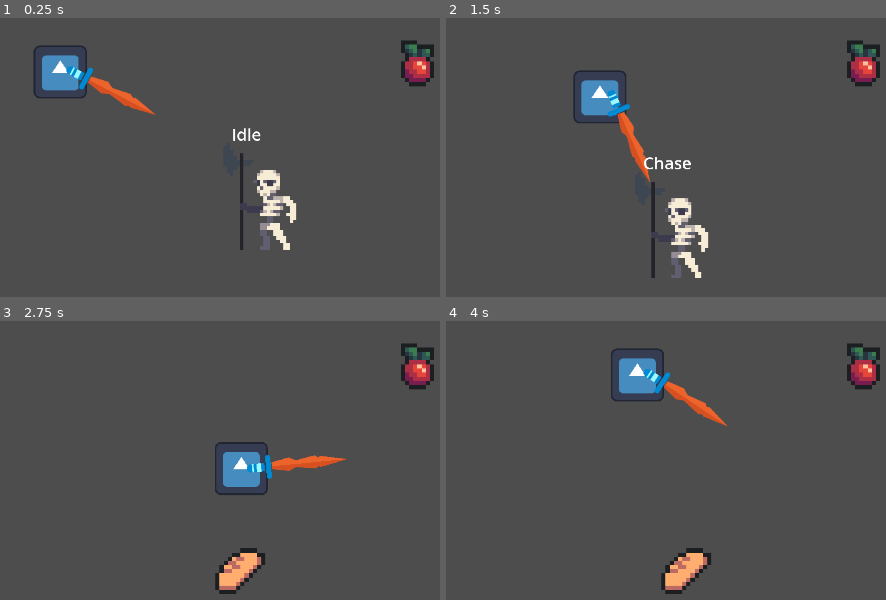
Above: before the commit, frames 1-4 (two rows, left to right).
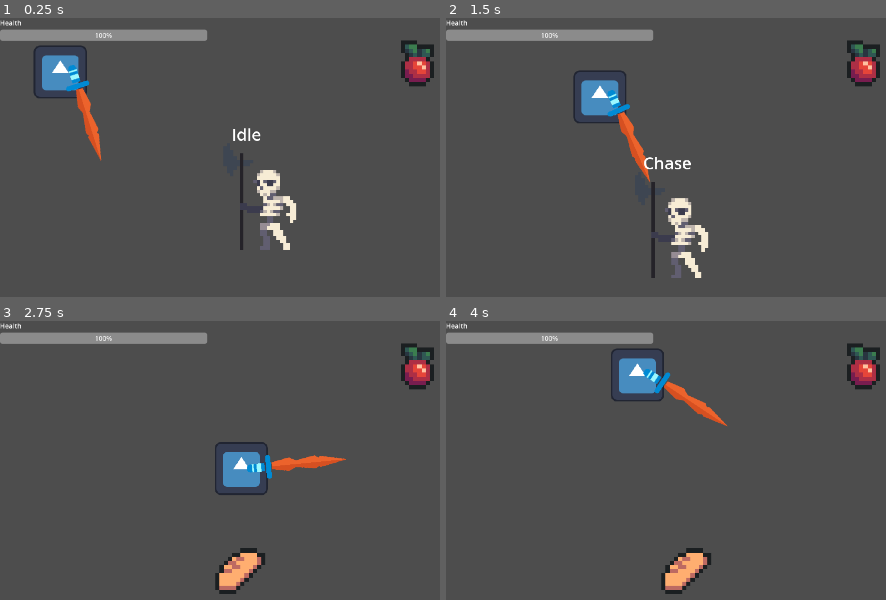
Above: after the commit, the same moments.

Repository: TBrush123/cooking-game
Game: Godot game, scene res://Test/node.tscn
Two runs of this game, one before a commit and one after it. Both use one fixed random seed, a clock stepped at 60 frames per second and the inputs below. The engine's default icon, where the game draws it, is replaced by a stand-in: a white triangle on a blue panel in a dark square.
Inputs (mouse positions are in pixels of both pictures, inside the frame that each line leads up to):
- Up to frame 1 (0.25 s): no input
- Up to frame 2 (1.5 s): move the mouse to (outside the picture) at 0.52 s; hold D (Right) 0.53-1.28 s; click (outside the picture) at 0.6 s; tap E (Pickup) at 0.8, 1.35 s; move the mouse to (683, 266) at 1.27 s; hold S (Down) from 1.28 s (still down)
- Up to frame 3 (2.75 s): click (237, 569) at 1.55 s; tap E (Pickup) at 2, 2.3 s; move the mouse to (outside the picture) at 2.02 s; release S (Down) at 2.03 s; hold D (Right) from 2.03 s (still down); click (outside the picture) at 2.1 s
- Up to frame 4 (4 s): move the mouse to (outside the picture) at 2.77 s; release D (Right) at 2.78 s; hold W (Up) 2.78-3.53 s; tap E (Pickup) at 2.85, 3.8 s; click (outside the picture) at 3.05 s; move the mouse to (outside the picture) at 3.52 s; hold A (Left) from 3.53 s (still down); click (outside the picture) at 3.6 s

The runs differ from the first frame. In frame 1, 3.3% of the frame differs, in the area x 0-48%, y 0-52%; in frame 2, 1.9%; in frame 3, 1.9%; in frame 4, 1.9%.

Commit message:
Made health bar and added hitbox to enemy

Diff:
--- a/Enemies/TestEnemy/monster.gd
+++ b/Enemies/TestEnemy/monster.gd
@@ -17,7 +17,6 @@
 	for i in range(3):
 		drop_items.append(get_rarity())
 
-	print(drop_items)
 
 func get_rarity():
 	var weighted_sum = 0
--- a/Enemies/monster.tscn
+++ b/Enemies/monster.tscn
@@ -1,23 +1,27 @@
-[gd_scene load_steps=12 format=3 uid="uid://bfsrf0eby2mi"]
+[gd_scene load_steps=14 format=3 uid="uid://bfsrf0eby2mi"]
 
 [ext_resource type="Script" uid="uid://b2yi52swcrqup" path="res://Enemies/TestEnemy/monster.gd" id="1_g1224"]
 [ext_resource type="Texture2D" uid="uid://bjmujgwighxob" path="res://Enemies/TestEnemy/Assets/Skeleton Idle.png" id="1_tu63r"]
 [ext_resource type="PackedScene" uid="uid://cyu0hcofu1knc" path="res://Items/item.tscn" id="2_mjy1l"]
 [ext_resource type="Script" uid="uid://dcc7nbi0v2dws" path="res://Enemies/TestEnemy/state_machine.gd" id="2_qegr4"]
 [ext_resource type="Script" uid="uid://blk5jnl2je42p" path="res://Enemies/TestEnemy/idle.gd" id="3_qegr4"]
-[ext_resource type="Script" uid="uid://drtf611ckstnr" path="res://Scripts/Components/HurtboxComponent.gd" id="4_g1224"]
 [ext_resource type="Script" uid="uid://ct7cnyo6lun7j" path="res://Scripts/Components/HealthComponent.gd" id="4_qegr4"]
 [ext_resource type="Script" uid="uid://cmgjq41vhgnju" path="res://Enemies/TestEnemy/chase.gd" id="5_hielp"]
 [ext_resource type="PackedScene" uid="uid://cg5bv8o1ttlno" path="res://Effects/sparkle.tscn" id="8_iokas"]
+[ext_resource type="PackedScene" uid="uid://d0bxix0etg8kc" path="res://Scripts/Components/hurtbox_component.tscn" id="10_s3snc"]
+[ext_resource type="PackedScene" uid="uid://c1xnwkgygxpke" path="res://Scripts/Components/hitbox_component.tscn" id="10_ydum8"]
 
 [sub_resource type="RectangleShape2D" id="RectangleShape2D_tucvw"]
 size = Vector2(106, 195)
 
-[sub_resource type="RectangleShape2D" id="RectangleShape2D_hielp"]
-size = Vector2(187, 250)
+[sub_resource type="RectangleShape2D" id="RectangleShape2D_ydum8"]
+size = Vector2(146, 230)
+
+[sub_resource type="RectangleShape2D" id="RectangleShape2D_4rbiw"]
+size = Vector2(176, 254)
 
 [node name="BaseMonster" type="CharacterBody2D"]
-collision_layer = 2
+collision_layer = 3
 collision_mask = 0
 script = ExtResource("1_g1224")
 item_scene = ExtResource("2_mjy1l")
@@ -52,17 +56,6 @@
 sparkle_scene = ExtResource("8_iokas")
 metadata/_custom_type_script = "uid://ct7cnyo6lun7j"
 
-[node name="HurtboxComponent" type="Area2D" parent="." node_paths=PackedStringArray("health_component")]
-script = ExtResource("4_g1224")
-health_component = NodePath("../HealthComponent")
-emitter = "Enemy"
-metadata/_custom_type_script = "uid://drtf611ckstnr"
-
-[node name="CollisionShape2D" type="CollisionShape2D" parent="HurtboxComponent"]
-position = Vector2(-5.5, 2)
-shape = SubResource("RectangleShape2D_hielp")
-debug_color = Color(0.908467, 0.000113781, 0.736625, 0.42)
-
 [node name="Label" type="Label" parent="."]
 offset_left = -71.0
 offset_top = -181.0
@@ -71,3 +64,19 @@
 theme_override_font_sizes/font_size = 40
 horizontal_alignment = 1
 vertical_alignment = 1
+
+[node name="HitboxComponent" parent="." instance=ExtResource("10_ydum8")]
+position = Vector2(29, 27)
+
+[node name="CollisionShape2D" type="CollisionShape2D" parent="HitboxComponent"]
+shape = SubResource("RectangleShape2D_ydum8")
+
+[node name="HurtboxComponent" parent="." node_paths=PackedStringArray("health_component") instance=ExtResource("10_s3snc")]
+collision_layer = 3
+collision_mask = 3
+health_component = NodePath("../HealthComponent")
+emitter = "Enemy"
+
+[node name="CollisionShape2D" type="CollisionShape2D" parent="HurtboxComponent"]
+shape = SubResource("RectangleShape2D_4rbiw")
+debug_color = Color(0.935804, 1.84822e-05, 0.63487, 0.42)
--- a/Items/item.gd
+++ b/Items/item.gd
@@ -7,7 +7,6 @@
 var allow_pickup := false
 
 func set_texture(textPath: String):
-	print(textPath)
 	sprite.texture = load(textPath)
 
 
--- a/Player/player.gd
+++ b/Player/player.gd
@@ -34,10 +34,8 @@
 	if areas == null:
 		return
 	for area in areas:
-		print("C")
 		if area.has_method("pickup"):
 			area.pickup()
-			print("D")
 			break
 
 func _on_item_pickup_area_area_entered(area:Area2D) -> void:
--- a/Player/player.tscn
+++ b/Player/player.tscn
@@ -1,10 +1,11 @@
-[gd_scene load_steps=9 format=3 uid="uid://dqu40ll7fjkb3"]
+[gd_scene load_steps=10 format=3 uid="uid://dqu40ll7fjkb3"]
 
 [ext_resource type="Script" uid="uid://bm7dc0jag5tgv" path="res://Player/player.gd" id="1_4ntmi"]
 [ext_resource type="Texture2D" uid="uid://doecmd43424q4" path="res://icon.svg" id="1_l8h54"]
 [ext_resource type="PackedScene" uid="uid://ba2c5qtwdgnbw" path="res://Weapons/weapon.tscn" id="3_btcbx"]
 [ext_resource type="PackedScene" uid="uid://c8bigjr8est0r" path="res://Scripts/Components/health_component.tscn" id="4_k53q1"]
 [ext_resource type="PackedScene" uid="uid://d0bxix0etg8kc" path="res://Scripts/Components/hurtbox_component.tscn" id="5_fhl08"]
+[ext_resource type="PackedScene" uid="uid://cg5bv8o1ttlno" path="res://Effects/sparkle.tscn" id="5_vtle1"]
 
 [sub_resource type="RectangleShape2D" id="RectangleShape2D_4ntmi"]
 size = Vector2(130, 132)
@@ -16,7 +17,8 @@
 size = Vector2(250, 230)
 
 [node name="Player" type="CharacterBody2D" node_paths=PackedStringArray("item_pickup_hitbox")]
-collision_mask = 0
+collision_layer = 3
+collision_mask = 3
 script = ExtResource("1_4ntmi")
 item_pickup_hitbox = NodePath("ItemPickupArea")
 
@@ -29,8 +31,11 @@
 [node name="Weapon" parent="." instance=ExtResource("3_btcbx")]
 
 [node name="HealthComponent" parent="." instance=ExtResource("4_k53q1")]
+sparkle_scene = ExtResource("5_vtle1")
 
 [node name="HurtboxComponent" parent="." node_paths=PackedStringArray("health_component") groups=["Enemy", "Player"] instance=ExtResource("5_fhl08")]
+collision_layer = 3
+collision_mask = 3
 health_component = NodePath("../HealthComponent")
 emitter = "Player"
 
--- a/Scripts/Components/HealthComponent.gd
+++ b/Scripts/Components/HealthComponent.gd
@@ -12,8 +12,16 @@
 	parent = get_parent()
 	health = max_health
 
+	if parent.name == "Player":
+		Global.player_health = health
+
+
 func damage(attack: Attack) -> void:
 	health -= attack.attack_damage
+
+	if parent.name == "Player":
+		Global.player_health = health
+		Global.player_health_changed.emit()
 
 	if health <= 0:
 		if parent.has_method("drop"):
--- a/Scripts/Components/HitboxComponent.gd
+++ b/Scripts/Components/HitboxComponent.gd
@@ -4,6 +4,9 @@
 @export var attack_damage: float = 10.0
 @export var knockback_force: float = 100.0
 @export var emitter: String
+
+func _ready() -> void:
+	connect("area_entered", _on_area_entered)
 
 func _on_area_entered(area) -> void:
 	if area.has_method("damage") and emitter != area.emitter:
--- /dev/null
+++ b/Scripts/Components/hitbox_component.tscn
@@ -0,0 +1,10 @@
+[gd_scene load_steps=2 format=3 uid="uid://c1xnwkgygxpke"]
+
+[ext_resource type="Script" uid="uid://fmgajqx6dak" path="res://Scripts/Components/HitboxComponent.gd" id="1_0cidg"]
+
+[node name="HitboxComponent" type="Area2D"]
+collision_layer = 3
+collision_mask = 3
+script = ExtResource("1_0cidg")
+emitter = "Enemy"
+metadata/_custom_type_script = "uid://fmgajqx6dak"
--- a/Scripts/Global.gd
+++ b/Scripts/Global.gd
@@ -1,4 +1,8 @@
 extends Node
+
+signal player_health_changed
+
+var player_health: float = 100.0
 
 var rng: RandomNumberGenerator
 var player_inventory: Dictionary = {
@@ -10,6 +14,7 @@
 	rng = RandomNumberGenerator.new()
 	rng.randomize()
 
+
 func add_ingredient(item_name: String):
 	player_inventory["Ingredients"].append(item_name)
 	print(player_inventory["Ingredients"])
--- a/Test/node.tscn
+++ b/Test/node.tscn
@@ -1,16 +1,20 @@
-[gd_scene load_steps=4 format=3 uid="uid://cjmo31kiys2bq"]
+[gd_scene load_steps=5 format=3 uid="uid://cjmo31kiys2bq"]
 
 [ext_resource type="PackedScene" uid="uid://dqu40ll7fjkb3" path="res://Player/player.tscn" id="1_v4qk2"]
 [ext_resource type="PackedScene" uid="uid://cyu0hcofu1knc" path="res://Items/item.tscn" id="3_gn2i3"]
 [ext_resource type="PackedScene" uid="uid://bfsrf0eby2mi" path="res://Enemies/monster.tscn" id="3_jte6n"]
+[ext_resource type="PackedScene" uid="uid://b5rs681vrvrbe" path="res://UI/hud.tscn" id="4_gn2i3"]
 
 [node name="Node" type="Node"]
 
 [node name="Player" parent="." groups=["Player"] instance=ExtResource("1_v4qk2")]
 position = Vector2(145, 130)
+collision_mask = 0
 
 [node name="TestEnemy" parent="." groups=["Enemy"] instance=ExtResource("3_jte6n")]
 position = Vector2(641, 414)
 
 [node name="Item" parent="." instance=ExtResource("3_gn2i3")]
 position = Vector2(1003, 114)
+
+[node name="HUD" parent="." instance=ExtResource("4_gn2i3")]
--- /dev/null
+++ b/UI/hud.gd
@@ -0,0 +1,9 @@
+extends Control
+@export var health_bar: ProgressBar
+
+func _ready() -> void:
+	Global.player_health_changed.connect(change_health)
+	health_bar.value = Global.player_health
+
+func change_health():
+	health_bar.value = Global.player_health
--- /dev/null
+++ b/UI/hud.tscn
@@ -0,0 +1,30 @@
+[gd_scene load_steps=2 format=3 uid="uid://b5rs681vrvrbe"]
+
+[ext_resource type="Script" uid="uid://ds6qvhrfjbc50" path="res://UI/hud.gd" id="1_ne75i"]
+
+[node name="HUD" type="Control" node_paths=PackedStringArray("health_bar")]
+layout_mode = 3
+anchors_preset = 15
+anchor_right = 1.0
+anchor_bottom = 1.0
+grow_horizontal = 2
+grow_vertical = 2
+script = ExtResource("1_ne75i")
+health_bar = NodePath("Health/HeathBar")
+
+[node name="Health" type="Control" parent="."]
+anchors_preset = 0
+offset_right = 40.0
+offset_bottom = 40.0
+
+[node name="Health" type="Label" parent="Health"]
+layout_mode = 0
+offset_right = 40.0
+offset_bottom = 23.0
+text = "Health"
+
+[node name="HeathBar" type="ProgressBar" parent="Health"]
+layout_mode = 0
+offset_top = 28.0
+offset_right = 498.0
+offset_bottom = 55.0
--- a/Weapons/weapon.tscn
+++ b/Weapons/weapon.tscn
@@ -2,10 +2,22 @@
 
 [ext_resource type="Script" uid="uid://ysa5wi5jknyd" path="res://Weapons/Scripts/knife.gd" id="1_0jw1c"]
 [ext_resource type="Texture2D" uid="uid://daoekjam7wfx1" path="res://Weapons/Assets/item knife-07.png" id="2_0jw1c"]
-[ext_resource type="Script" uid="uid://fmgajqx6dak" path="res://Scripts/Components/HitboxComponent.gd" id="3_2ue5o"]
+[ext_resource type="PackedScene" uid="uid://c1xnwkgygxpke" path="res://Scripts/Components/hitbox_component.tscn" id="3_2ue5o"]
 
 [sub_resource type="Animation" id="Animation_g6cf3"]
 length = 0.001
+tracks/0/type = "value"
+tracks/0/imported = false
+tracks/0/enabled = true
+tracks/0/path = NodePath("WeaponPivot/WeaponSprite/HitboxComponent/CollisionShape2D:disabled")
+tracks/0/interp = 1
+tracks/0/loop_wrap = true
+tracks/0/keys = {
+"times": PackedFloat32Array(0),
+"transitions": PackedFloat32Array(1),
+"update": 1,
+"values": [true]
+}
 
 [sub_resource type="Animation" id="Animation_2ue5o"]
 resource_name = "attack"
@@ -56,22 +68,19 @@
 speed_scale = 0.7
 
 [node name="WeaponPivot" type="Node2D" parent="."]
+rotation = 0.785398
 
 [node name="WeaponSprite" type="Sprite2D" parent="WeaponPivot"]
 position = Vector2(103, -1)
 rotation = 1.5708
 texture = ExtResource("2_0jw1c")
 
-[node name="HitboxComponent" type="Area2D" parent="WeaponPivot/WeaponSprite"]
-script = ExtResource("3_2ue5o")
+[node name="HitboxComponent" parent="WeaponPivot/WeaponSprite" instance=ExtResource("3_2ue5o")]
 attack_damage = 100.0
 emitter = "Player"
-metadata/_custom_type_script = "uid://fmgajqx6dak"
 
 [node name="CollisionShape2D" type="CollisionShape2D" parent="WeaponPivot/WeaponSprite/HitboxComponent"]
 position = Vector2(-1.0006, -31)
 shape = SubResource("CapsuleShape2D_g6cf3")
 disabled = true
 debug_color = Color(0.983662, 0, 0.350931, 0.42)
-
-[connection signal="area_entered" from="WeaponPivot/WeaponSprite/HitboxComponent" to="WeaponPivot/WeaponSprite/HitboxComponent" method="_on_area_entered"]
Not shown, added: UI/hud.gd.uid
